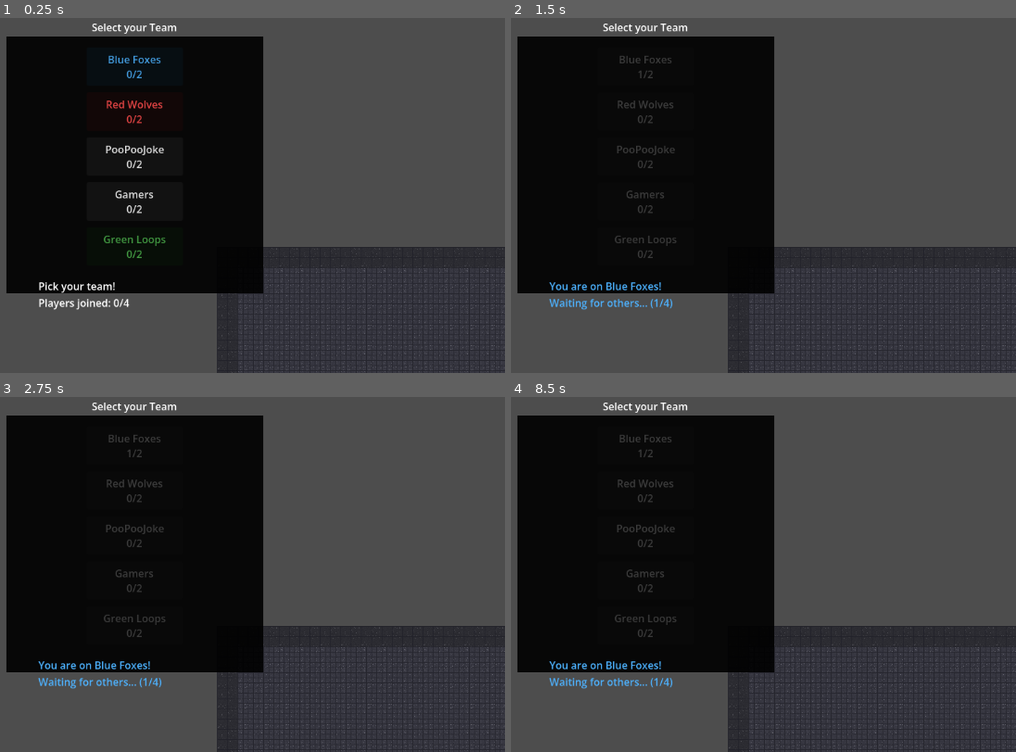
Above: before the commit, frames 1-4 (two rows, left to right).
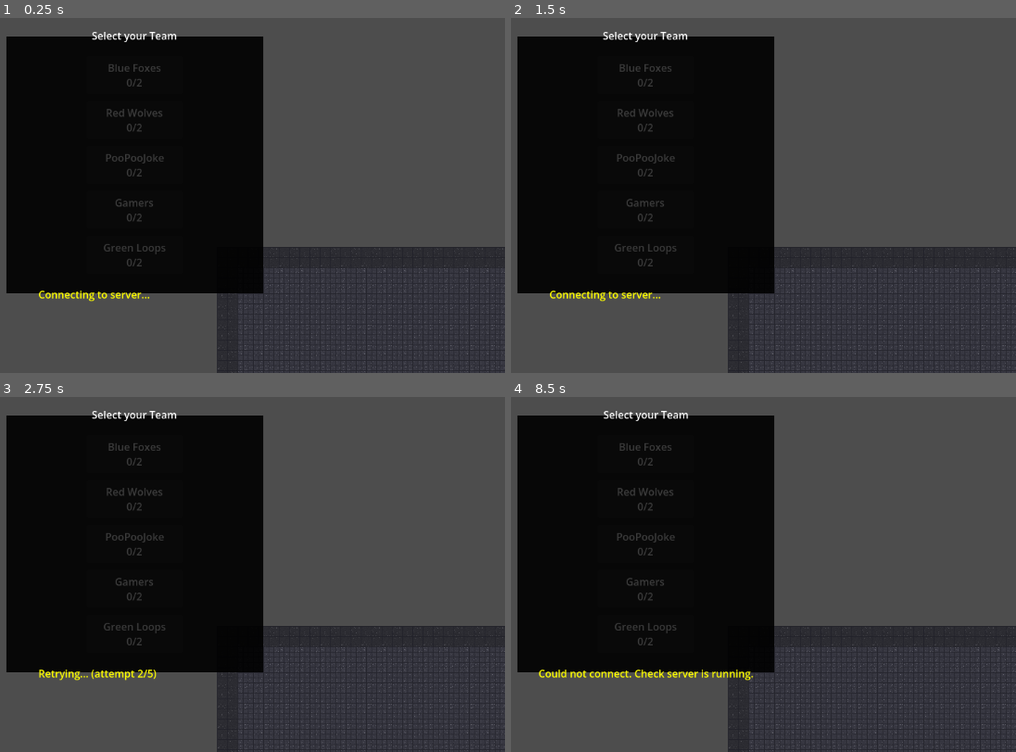
Above: after the commit, the same moments.

Repository: rgilpt/Dist_multiplayer
Game: Godot game, scene res://Scenes/Main.tscn
Two runs of this game, one before a commit and one after it. Both use one fixed random seed, a clock stepped at 60 frames per second and the inputs below. The engine's default icon, where the game draws it, is replaced by a stand-in: a white triangle on a blue panel in a dark square.
Inputs (mouse positions are in pixels of both pictures, inside the frame that each line leads up to):
- Up to frame 1 (0.25 s): no input
- Up to frame 2 (1.5 s): click (647, 67) at 0.5 s, where only the run before the commit has a clickable "Blue Foxes 0/2"; tap Enter at 1.25 s; move the mouse to (808, 145) at 1.27 s; press the mouse at (808, 145) at 1.28 s; hold D (p1_right) from 1.28 s (still down)
- Up to frame 3 (2.75 s): tap Space at 2 s; move the mouse to (outside the picture) at 2.02 s; release D (p1_right) at 2.03 s; release the mouse at (outside the picture) at 2.03 s; hold S (p1_down) from 2.03 s (still down); click (outside the picture) at 2.1 s
- Up to frame 4 (8.5 s): tap Enter at 2.75, 4.25 s; move the mouse to (718, 453) at 2.77 s; release S (p1_down) at 2.78 s; press the mouse at (718, 453) at 2.78 s; hold D (p1_right) 2.78-3.53 s; tap Space at 3.5, 5 s; move the mouse to (606, 627) at 3.52 s; release the mouse at (606, 627) at 3.53 s; hold W (p1_up) 3.53-4.28 s; click (606, 627) at 3.6 s; move the mouse to (869, 606) at 4.27 s; press the mouse at (869, 606) at 4.28 s; hold A (p1_left) 4.28-5.78 s; move the mouse to (outside the picture) at 5.02 s; release the mouse at (outside the picture) at 5.03 s; click (outside the picture) at 5.1 s; move the mouse to (682, 542) at 5.77 s; press the mouse at (682, 542) at 5.78 s; hold S (p1_down) 5.78-6.53 s; move the mouse to (536, 439) at 6.52 s; release the mouse at (536, 439) at 6.53 s; hold D (p1_right) 6.53-7.28 s; click (536, 439) at 6.6 s; move the mouse to (808, 524) at 7.27 s; press the mouse at (808, 524) at 7.28 s; hold W (p1_up) 7.28-8.03 s; move the mouse to (outside the picture) at 8.02 s; release the mouse at (outside the picture) at 8.03 s; hold D (p1_right) from 8.03 s (still down); click (outside the picture) at 8.1 s

The runs differ from the first frame. In frame 1, 2.4% of the frame differs, in the area x 7-36%, y 1-83%; in frame 2, 2.2%; in frame 3, 2.3%; in frame 4, 2.5%, in the area x 5-48%, y 1-83%.

Commit message:
fixing some connection issues p4

Diff:
--- a/Scripts/NetworkManager.gd
+++ b/Scripts/NetworkManager.gd
@@ -43,6 +43,14 @@
 var _discovery_timer: float = 0.0
 var _discovery_elapsed: float = 0.0
 
+const CONNECT_TIMEOUT: float = 5.0
+const CONNECT_MAX_RETRIES: int = 5
+var _is_client_connecting: bool = false
+var _connect_elapsed: float = 0.0
+var _reconnect_delay: float = 0.0
+var _connect_retries: int = 0
+var _connect_address_cache: String = ""
+
 var _initialized: bool = false
 var player_scene = preload("res://Scenes/Player.tscn")
 var team_config: Dictionary = {}
@@ -78,6 +86,7 @@
 		print("Initializing as SERVER...")
 		is_host = true
 		_peer = WebSocketMultiplayerPeer.new()
+		_peer.handshake_timeout = 15.0
 		var error: Error = _peer.create_server(server_port)
 		if error != OK:
 			printerr("Server creation failed: ", error)
@@ -95,13 +104,22 @@
 		_connect_to_server(server_address)
 
 func _process(delta: float) -> void:
-	if not is_game_active:
-		return
-	if not multiplayer.is_server():
-		return
-	game_timer -= delta
-	if game_timer <= 0:
-		_end_game()
+	if is_game_active and multiplayer.is_server():
+		game_timer -= delta
+		if game_timer <= 0:
+			_end_game()
+
+	if _is_client_connecting:
+		_connect_elapsed += delta
+		if _connect_elapsed >= CONNECT_TIMEOUT:
+			_is_client_connecting = false
+			_schedule_reconnect()
+
+	if _reconnect_delay > 0.0:
+		_reconnect_delay -= delta
+		if _reconnect_delay <= 0.0:
+			_reconnect_delay = 0.0
+			_connect_to_server(_connect_address_cache)
 
 # --- LAN Discovery ---
 
@@ -132,15 +150,30 @@
 
 func _connect_to_server(address: String) -> void:
 	server_address = address
+	_connect_address_cache = address
+
+	# Clean up any previous peer
+	if multiplayer.multiplayer_peer != null:
+		if multiplayer.connected_to_server.is_connected(_on_connected_to_server):
+			multiplayer.connected_to_server.disconnect(_on_connected_to_server)
+		if multiplayer.connection_failed.is_connected(_on_connection_failed):
+			multiplayer.connection_failed.disconnect(_on_connection_failed)
+		multiplayer.multiplayer_peer = null
+
 	_peer = WebSocketMultiplayerPeer.new()
+	_peer.handshake_timeout = 15.0
 	var url := "wss://" + server_address + "/game"
 	var error: Error = _peer.create_client(url)
 	if error != OK:
 		printerr("Client connection failed: ", error)
+		_schedule_reconnect()
 		return
 	multiplayer.multiplayer_peer = _peer
 	multiplayer.connected_to_server.connect(_on_connected_to_server)
-	print("Connecting to ", url)
+	multiplayer.connection_failed.connect(_on_connection_failed)
+	_is_client_connecting = true
+	_connect_elapsed = 0.0
+	print("Connecting to %s (attempt %d)" % [url, _connect_retries + 1])
 
 func _process_discovery(delta: float) -> void:
 	if _discovery_udp == null:
@@ -300,8 +333,34 @@
 	)
 
 func _on_connected_to_server() -> void:
-	multiplayer.connected_to_server.disconnect(_on_connected_to_server)
+	_is_client_connecting = false
+	_connect_retries = 0
+	if multiplayer.connected_to_server.is_connected(_on_connected_to_server):
+		multiplayer.connected_to_server.disconnect(_on_connected_to_server)
+	if multiplayer.connection_failed.is_connected(_on_connection_failed):
+		multiplayer.connection_failed.disconnect(_on_connection_failed)
 	print("Connected! My ID: ", multiplayer.get_unique_id())
+
+func _on_connection_failed() -> void:
+	_is_client_connecting = false
+	if multiplayer.connected_to_server.is_connected(_on_connected_to_server):
+		multiplayer.connected_to_server.disconnect(_on_connected_to_server)
+	if multiplayer.connection_failed.is_connected(_on_connection_failed):
+		multiplayer.connection_failed.disconnect(_on_connection_failed)
+	print("Connection failed — scheduling retry")
+	_schedule_reconnect()
+
+func _schedule_reconnect() -> void:
+	_connect_retries += 1
+	if _connect_retries > CONNECT_MAX_RETRIES:
+		printerr("Max connection retries reached. Giving up.")
+		emit_signal("discovery_status", "Could not connect. Check server is running.")
+		return
+	# Random jitter so multiple clients don't all retry at the same instant
+	_reconnect_delay = randf_range(1.0, 3.0)
+	var attempt := _connect_retries
+	emit_signal("discovery_status", "Retrying... (attempt %d/%d)" % [attempt, CONNECT_MAX_RETRIES])
+	print("Retry %d in %.1fs" % [attempt, _reconnect_delay])
 
 func _on_peer_connected(id: int) -> void:
 	print("Peer connected: ", id)
